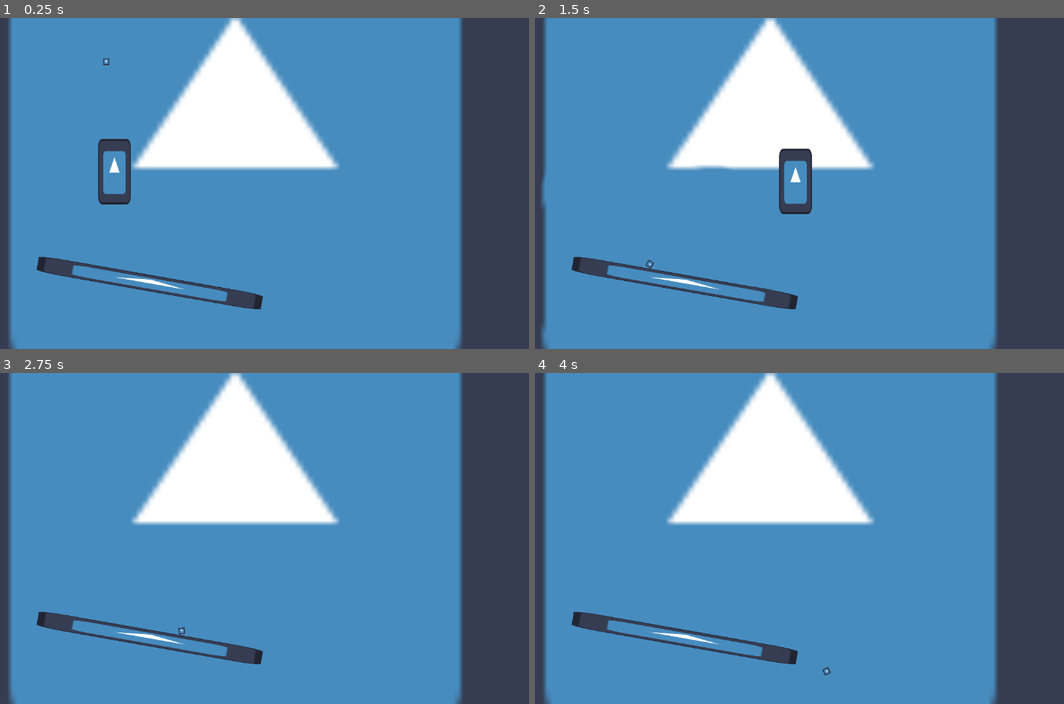
Above: before the commit, frames 1-4 (two rows, left to right).
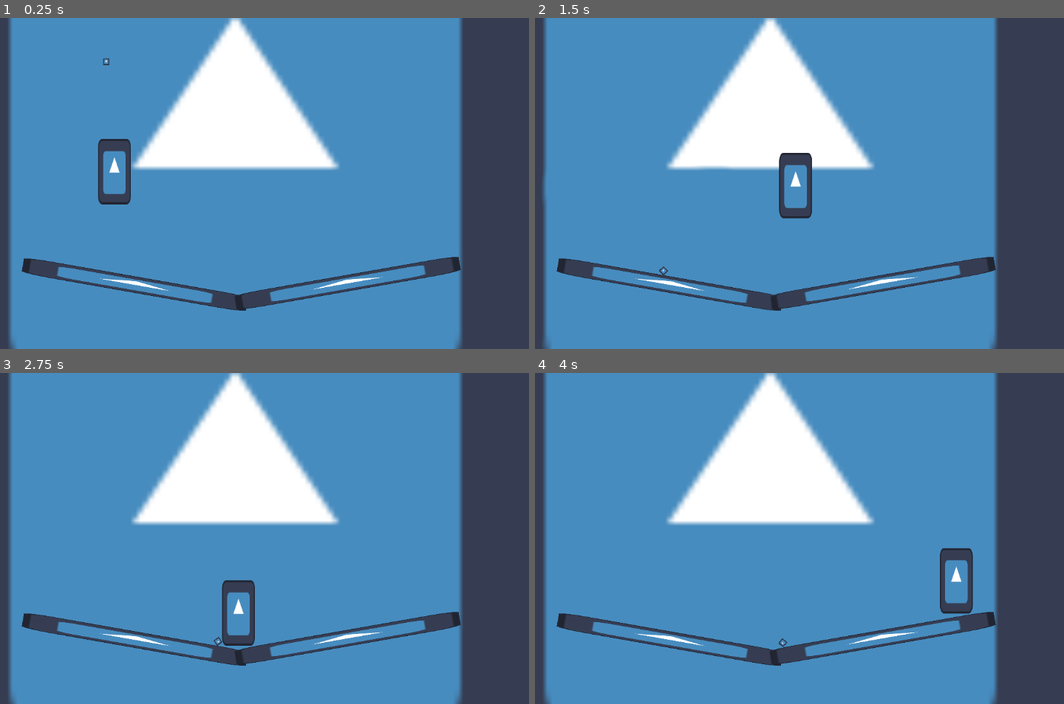
Above: after the commit, the same moments.

Repository: BeMain/metroidvania
Game: Godot game, scene res://world.tscn
Two runs of this game, one before a commit and one after it. Both use one fixed random seed, a clock stepped at 60 frames per second and the inputs below. The engine's default icon, where the game draws it, is replaced by a stand-in: a white triangle on a blue panel in a dark square.
Inputs:
- Up to frame 1 (0.25 s): no input
- Up to frame 2 (1.5 s): tap Enter (ui_accept) at 0.5 s; hold Right (right) from 0.53 s (still down); tap Up (jump) at 0.77 s
- Up to frame 3 (2.75 s): tap Up (jump) at 1.52 s; release Right (right) at 2.03 s; hold Left (left) from 2.03 s (still down)
- Up to frame 4 (4 s): release Left (left) at 2.78 s; hold Right (right) from 2.78 s (still down); tap Up (jump) at 3.02, 3.77 s

The runs differ from the first frame. In frame 1, 3.0% of the frame differs, in the area x 4-88%, y 72-89%; in frame 2, 3.6%; in frame 3, 3.8%; in frame 4, 3.8%, in the area x 4-88%, y 52-92%.

Commit message:
Dynamically set the force based on the impulse of the collision

Diff:
--- a/audible_object.gd
+++ b/audible_object.gd
@@ -1,19 +1,20 @@
 extends RigidBody2D
 
-var new_collisions: Array[Node2D] = []
+## The change in velocity during the collision is multiplied by this to determine the force of the sound ripple generated.
+@export var velocity_to_force_ratio: float = 1e-5
 
-func _process(delta):
-	print(linear_velocity.length())
+## The minimum force required for a collision to generate a sound ripple
+@export var generate_ripple_threshold: float = 1e-4
+
+## The linear_velocity during the previous frame.
+var prev_frame_linear_velocity: Vector2 = Vector2.ZERO
 
 func _integrate_forces(state):
-	for collider in new_collisions:
-		for i in range(state.get_contact_count()):
-			if state.get_contact_collider_id(i) == collider.get_instance_id():
-				new_collisions.erase(collider)
-				var collider_velocity = collider.velocity if "velocity" in collider else Vector2.ZERO
-				var force: Vector2 = linear_velocity - collider_velocity
-				print(linear_velocity.length())
-				SoundRipples.add_ripple(state.get_contact_collider_position(i))
+	# Generate sound ripples on collisions
+	for i in range(state.get_contact_count()):
+		var force: float = (prev_frame_linear_velocity.length() - linear_velocity.length()) * velocity_to_force_ratio
+		if force > generate_ripple_threshold:
+			SoundRipples.add_ripple(state.get_contact_collider_position(i), 1.0, 512.0, force)
 
-func _on_body_entered(body):
-	new_collisions.append(body)
+	# Store velocity for next frame
+	prev_frame_linear_velocity = linear_velocity
--- a/rock.tscn
+++ b/rock.tscn
@@ -18,5 +18,3 @@
 
 [node name="CollisionShape2D" type="CollisionShape2D" parent="."]
 shape = SubResource("CircleShape2D_422r3")
-
-[connection signal="body_entered" from="." to="." method="_on_body_entered"]
--- a/world.tscn
+++ b/world.tscn
@@ -37,7 +37,7 @@
 position = Vector2(343, 268)
 
 [node name="StaticBody2D" type="StaticBody2D" parent="."]
-position = Vector2(412, 519)
+position = Vector2(383, 522)
 rotation = 0.174533
 
 [node name="CollisionShape2D" type="CollisionShape2D" parent="StaticBody2D"]
@@ -50,5 +50,19 @@
 texture = ExtResource("2_fjsoq")
 metadata/_edit_lock_ = true
 
+[node name="StaticBody2D2" type="StaticBody2D" parent="."]
+position = Vector2(798, 519)
+rotation = -0.174533
+
+[node name="CollisionShape2D" type="CollisionShape2D" parent="StaticBody2D2"]
+position = Vector2(0, -0.5)
+shape = SubResource("RectangleShape2D_2t33r")
+metadata/_edit_lock_ = true
+
+[node name="Icon" type="Sprite2D" parent="StaticBody2D2"]
+scale = Vector2(3.46875, 0.25)
+texture = ExtResource("2_fjsoq")
+metadata/_edit_lock_ = true
+
 [node name="Rock" parent="." instance=ExtResource("4_716qr")]
 position = Vector2(327, 57)
